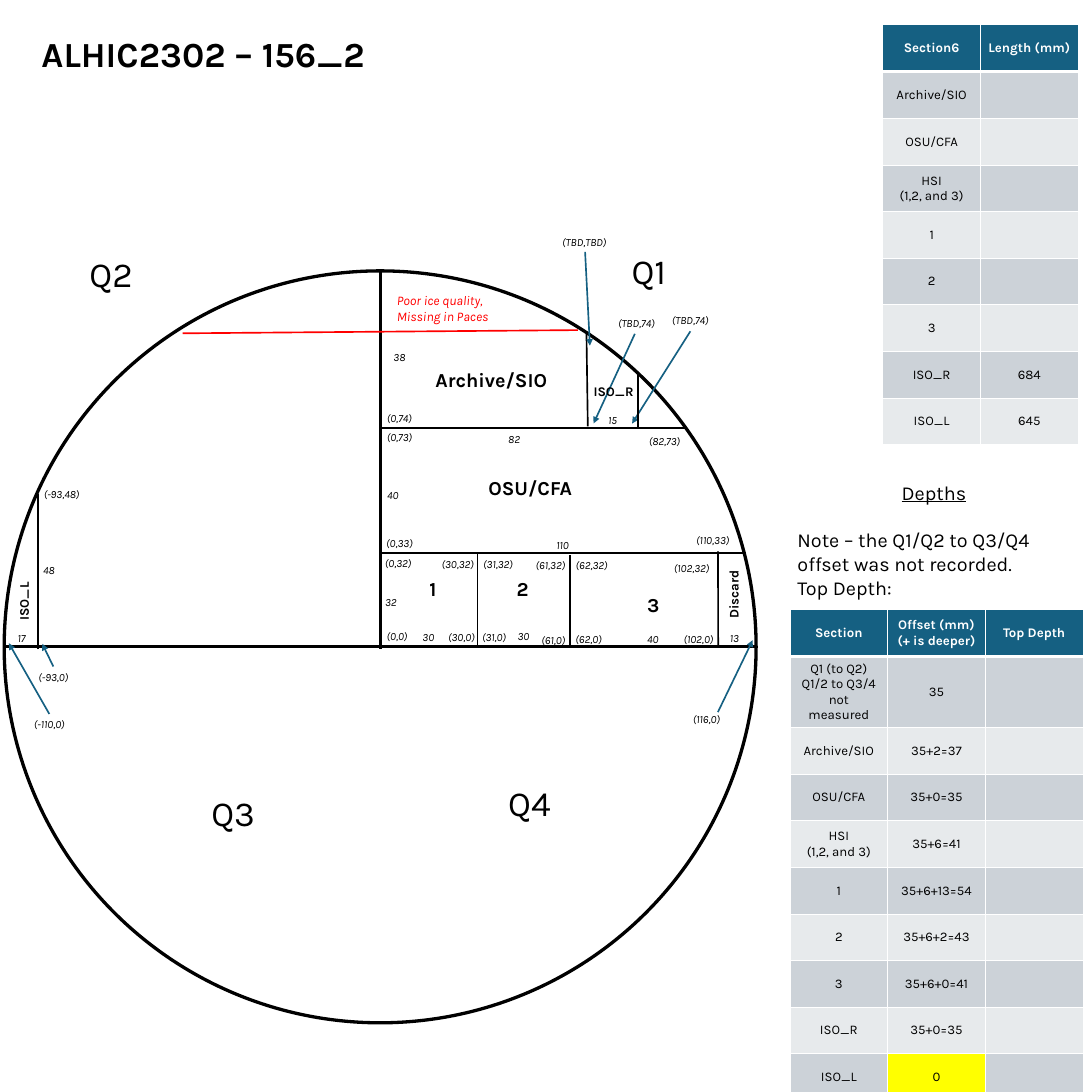
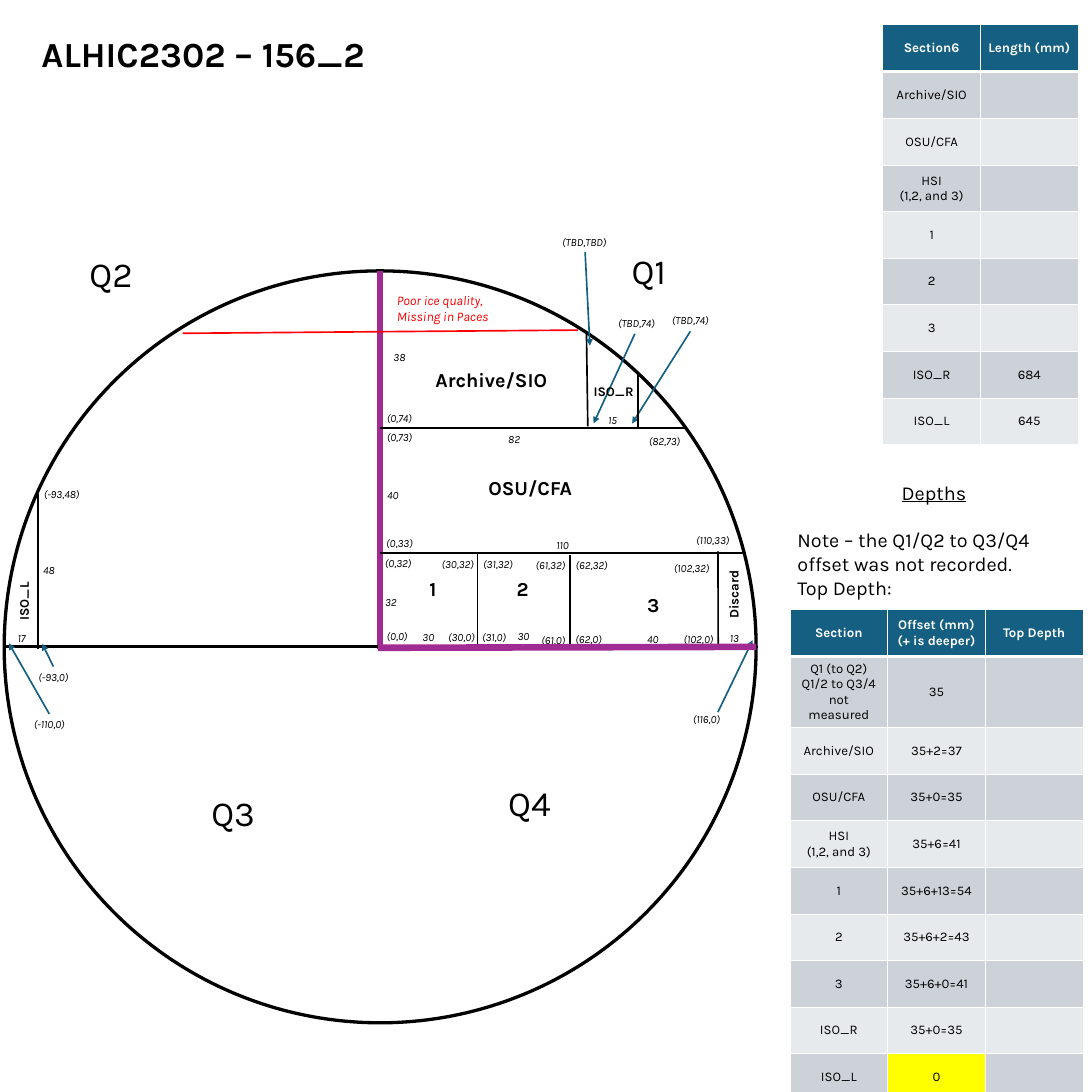
Before and after one commit to liamkirkpatrick/ECM-datascripts, a slide deck: slide 4 of data/sampling/master_coords_map.pptx. Drawn at 1092x1092 pixels with LibreOffice and Linux fonts; fonts in the diff are those of the drawing. Boxes give left, top, right and bottom in pixels: in the first picture for what was removed or moved away, otherwise in the second. Text is boxed around its words. In the diff, an @@ line names an element or a change of style, - is before the commit and + after.

```diff
--- a/data/sampling/master_coords_map.pptx
+++ b/data/sampling/master_coords_map.pptx
@@ line (380, 271) - (380, 649): stroke #000000 3 pt to #A02B93 6 pt @@
@@ line added from (756, 647) to (378, 647), #A02B93 6 pt @@
```
Also in this commit, not shown: 2 other slides changed, 14 other files.
